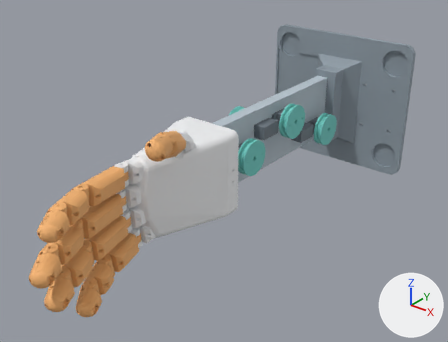
One commit to the glTF model cad/assembly/robohand_assembly.glb: the scene before it, then after it.
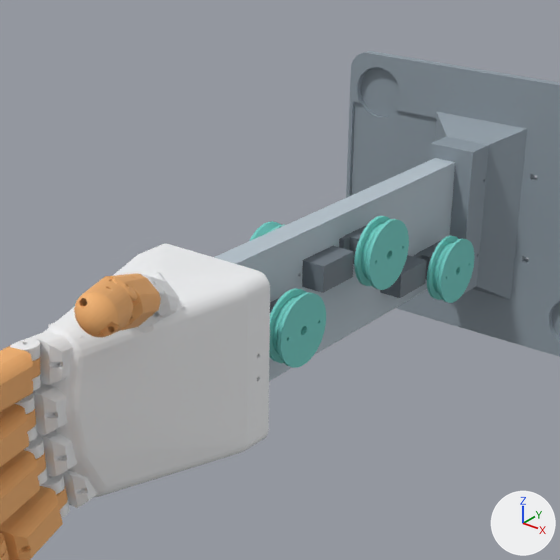
Each version is shown whole from a camera (50 mm lens) standing at (306.9, -266.2, 224.5) and looking at (7.7, 107.9, -7.5), then close up on the part from 24% to 84% of the width and 0% to 78% of the height. Every picture has the same lights, and +X, +Y and +Z are marked at lower right. The older version's two pictures come first.

The first close-up shows 'index_proximal', 'little_proximal', 'middle_proximal', 'palm', 'ring_proximal', 'servo_index', 'spine', 'spool_little', 'spool_middle', 'spool_thumb', 'stand', 'thumb_distal' and 7 more.
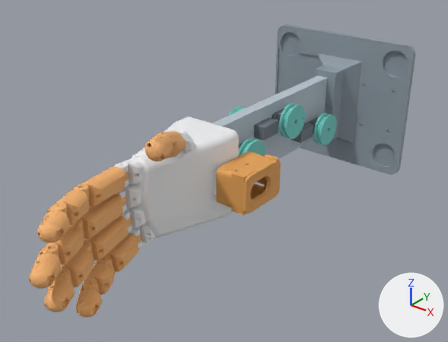
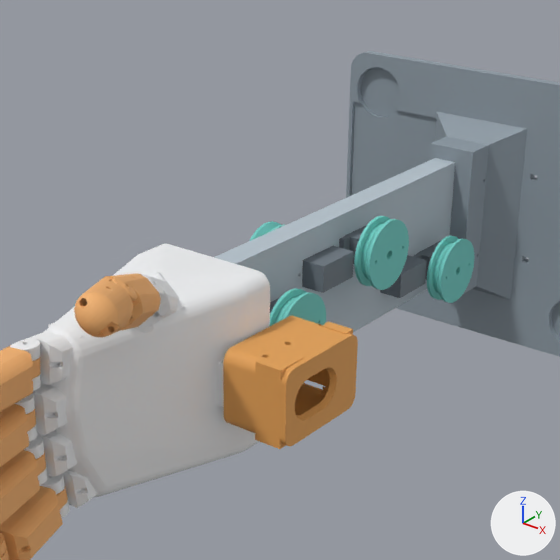
Changed parts and their boxes (x1, y1, x2, y2) in the close-ups (560 x 560 px; the box of a moved part takes in the faces that stretch with it):
'palm_camera_cover', added (orange)
    after: (223, 316, 358, 449)
part 1 of me_palm, moved or reshaped
    before: (247, 289, 270, 443)
    after: (80, 289, 270, 444)
'spool_middle', unchanged, covered by the edit
    before: (269, 288, 326, 368)
    after: (270, 288, 326, 326)

The change, as a list of edits to the scene's bpy script:
```text
Add mat_palm_camera_cover:
    mat_palm_camera_cover = principled_material('palm_camera_cover')
    mat_palm_camera_cover.base_color = (0.761, 0.353, 0.0902)  # orange #e2a055
    mat_palm_camera_cover.roughness = 0.7
Change me_palm:
    used by ob_palm; location = (0.0, 0.0, 0.0)
    remove me_palm.from_pydata(...)  # 6849 vertices, 13790 faces; spans x -29.0..29.0, y -9.0..100.0, z -37.0..52.2
    add me_palm.from_pydata(...)  # 6867 vertices, 13826 faces; spans x -29.0..33.0, y -9.0..100.0, z -37.0..52.2
    me_palm part 1: 48 vertices removed from x 29.0, y 92.1..93.9, z -5.9..5.9; 70 vertices added at x 25.8..33.0, y 72.0..100.0, z -9.0..9.0
    other edits to the shape of me_palm do not show in these pictures
Add me_palm_camera_cover:
    me_palm_camera_cover.from_pydata(...)  # 1331 vertices, 2706 faces; spans x 30.2..59.5, y 70.0..116.0, z -16.3..16.3
    me_palm_camera_cover.materials.append(mat_palm_camera_cover)  # orange #e2a055
Add ob_palm_camera_cover:
    ob_palm_camera_cover = bpy.data.objects.new('palm_camera_cover', me_palm_camera_cover)
    ob_palm_camera_cover.location = (0.0, 0.0, 0.0)
```
